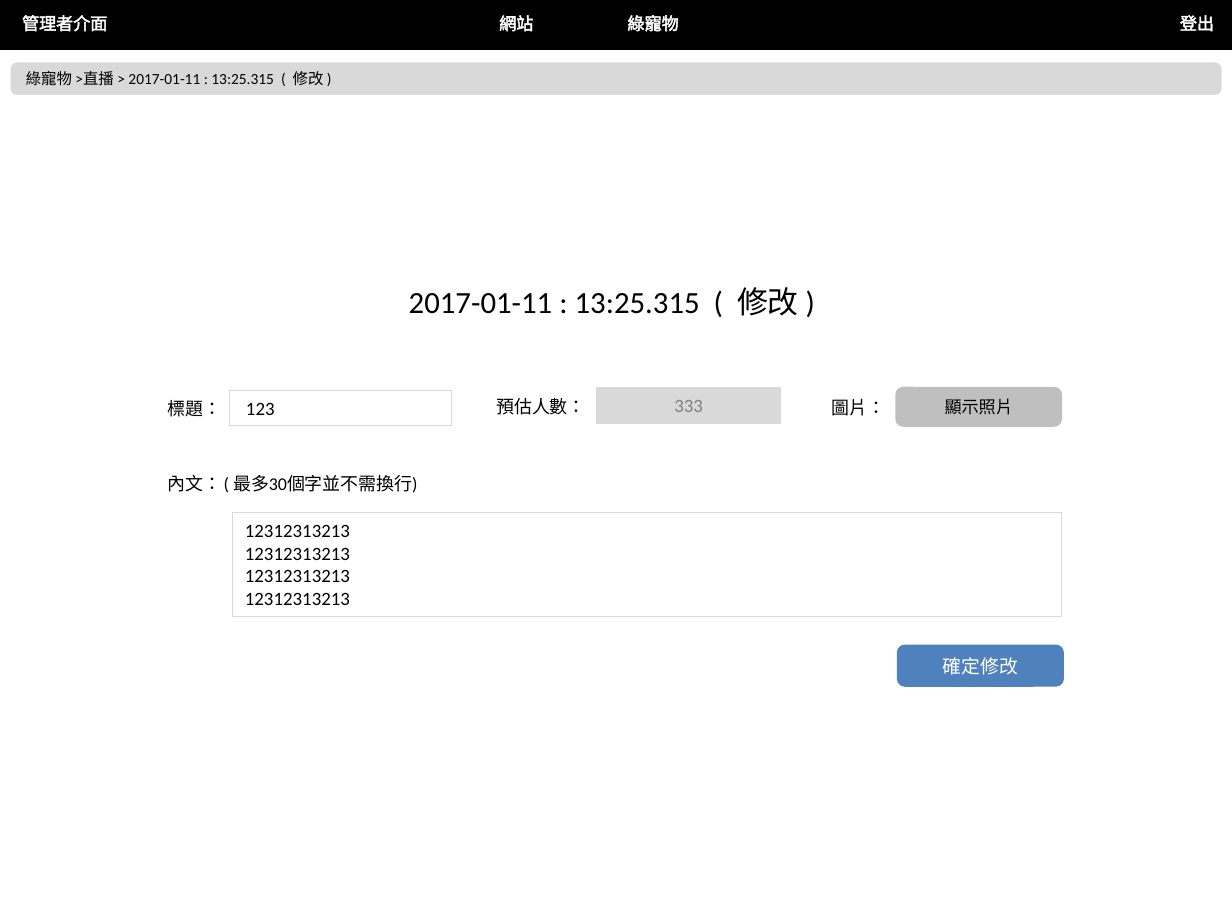
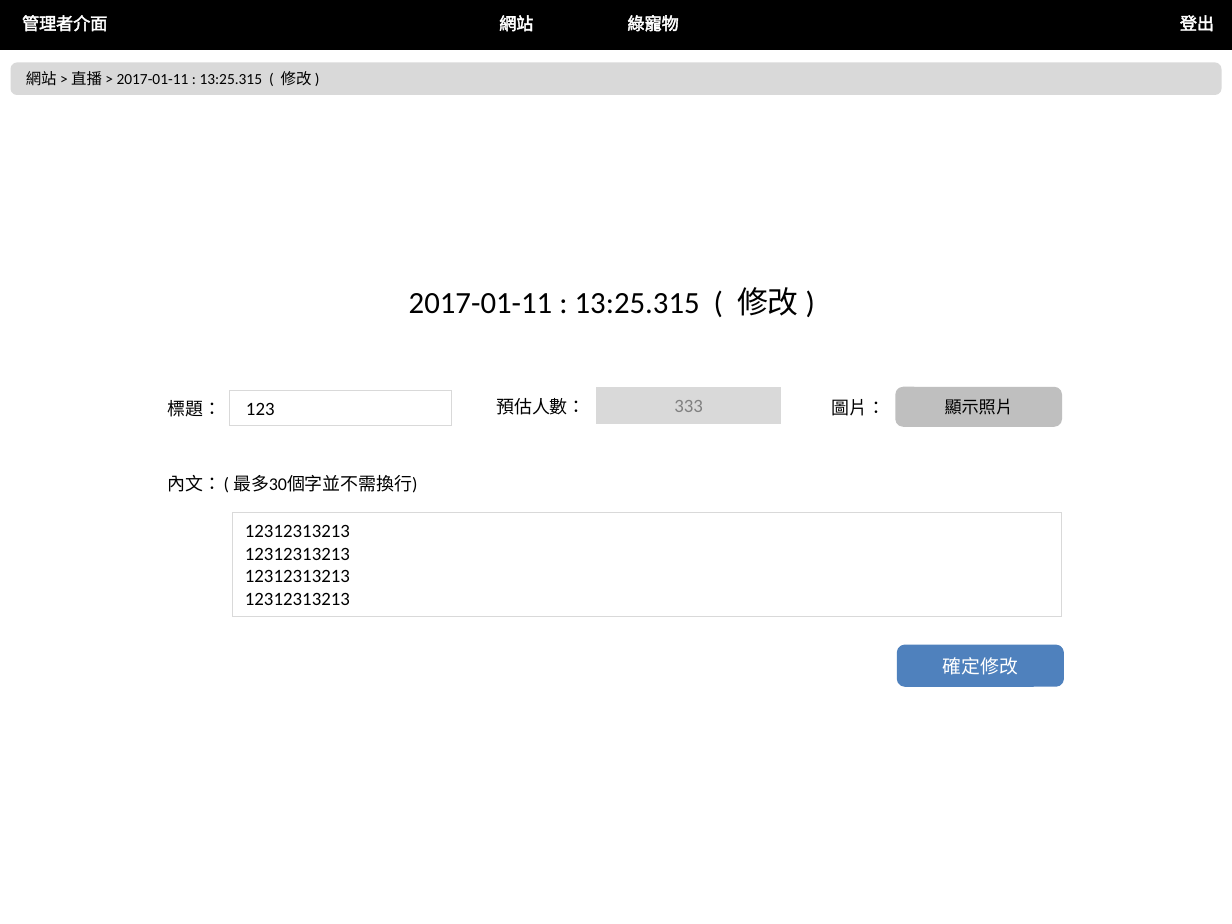
Before and after one commit to nexstar/XMind, a slide deck: slide 29 of 最終後台版型.pptx. Drawn at 1232x924 pixels with LibreOffice and Linux fonts; fonts in the diff are those of the drawing. Boxes give left, top, right and bottom in pixels: in the first picture for what was removed or moved away, otherwise in the second. Text is boxed around its words. In the diff, an @@ line names an element or a change of style, - is before the commit and + after.

Commit message:
修改excel

```diff
--- a/最終後台版型.pptx
+++ b/最終後台版型.pptx
@@ text in rounded rectangle at bbox=[26, 71, 312, 86]: text changed @@
-綠寵物 >直播 > 2017-01-11 : 13:25.315 ( 修改 )
+網站 > 直播 > 2017-01-11 : 13:25.315 ( 修改 )
```
Also in this commit, not shown: 1 other slide changed, 1 other file.
